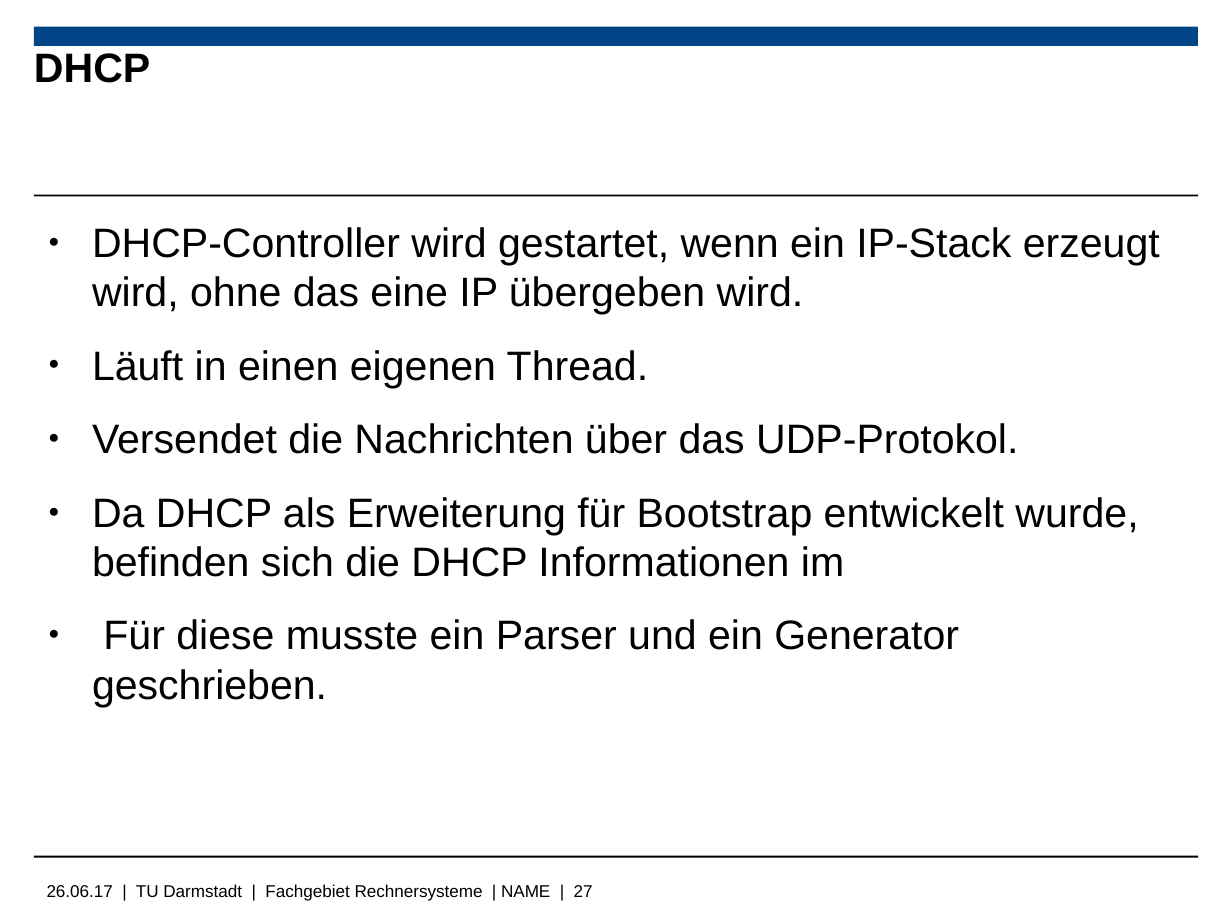
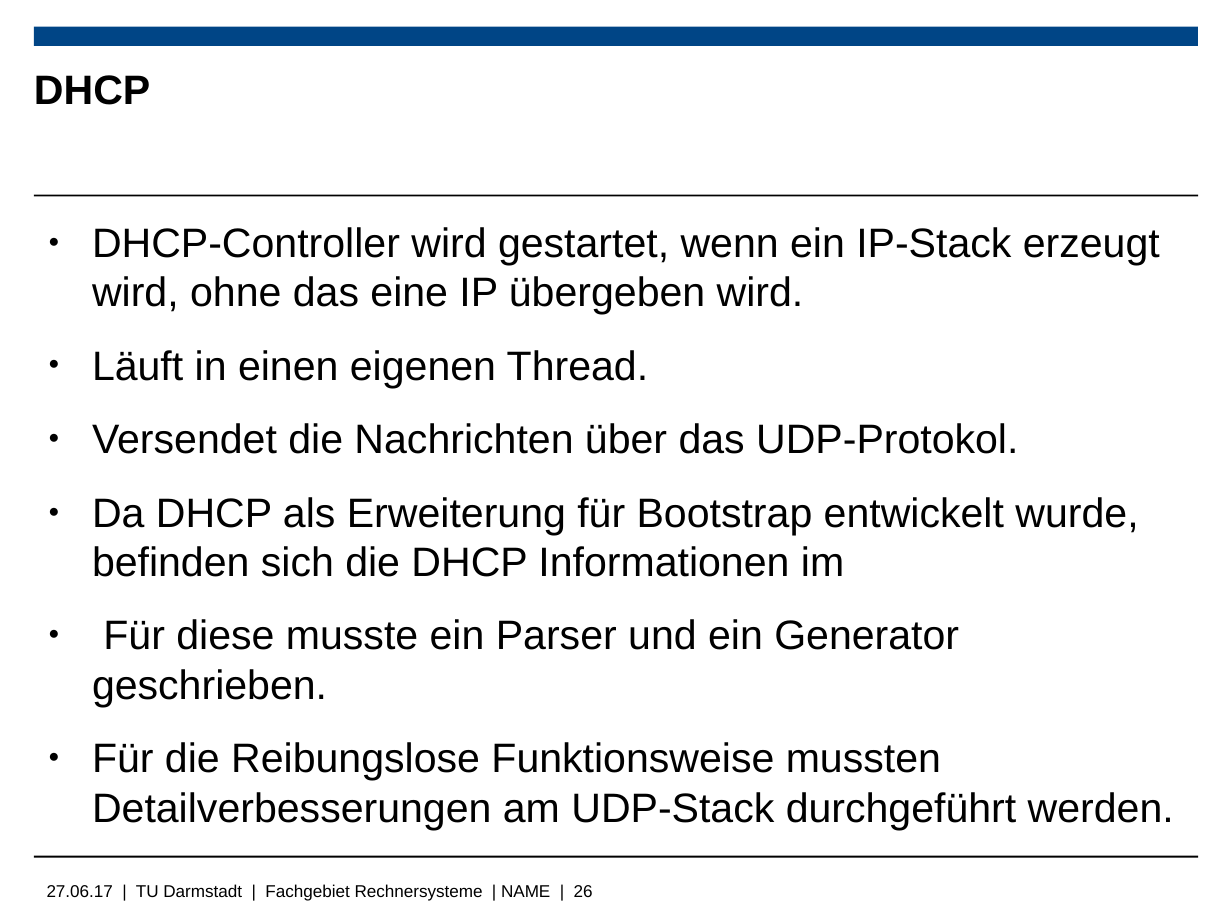
Before and after one commit to Wiero/Bachelorarbeit, a slide deck: slide 26 of Bachelorpräsenation.odp (slide 27 before the commit). Drawn at 1232x924 pixels with LibreOffice and Linux fonts; fonts in the diff are those of the drawing; background and template pictures are left out. Boxes give left, top, right and bottom in pixels: in the first picture for what was removed or moved away, otherwise in the second. Text is boxed around its words. In the diff, an @@ line names an element or a change of style, - is before the commit and + after.

```diff
--- a/Bachelorpräsenation.odp
+++ b/Bachelorpräsenation.odp
@@ title "DHCP" moved from (x1=34, y1=53, x2=150, y2=83) to (x1=34, y1=75, x2=150, y2=105) @@
@@ text at (x1=92, y1=742, x2=1174, y2=830): paragraph added @@
+● Für die Reibungslose Funktionsweise mussten Detailverbesserungen am UDP-Stack durchgeführt werden.
@@ text at (x1=47, y1=884, x2=593, y2=901): text changed @@
-26.06.17 | TU Darmstadt | Fachgebiet Rechnersysteme | NAME | 27
+27.06.17 | TU Darmstadt | Fachgebiet Rechnersysteme | NAME | 26
```
Also in this commit, not shown: 7 other slides changed, 8 slides added, 3 slides removed, 6 other files.
